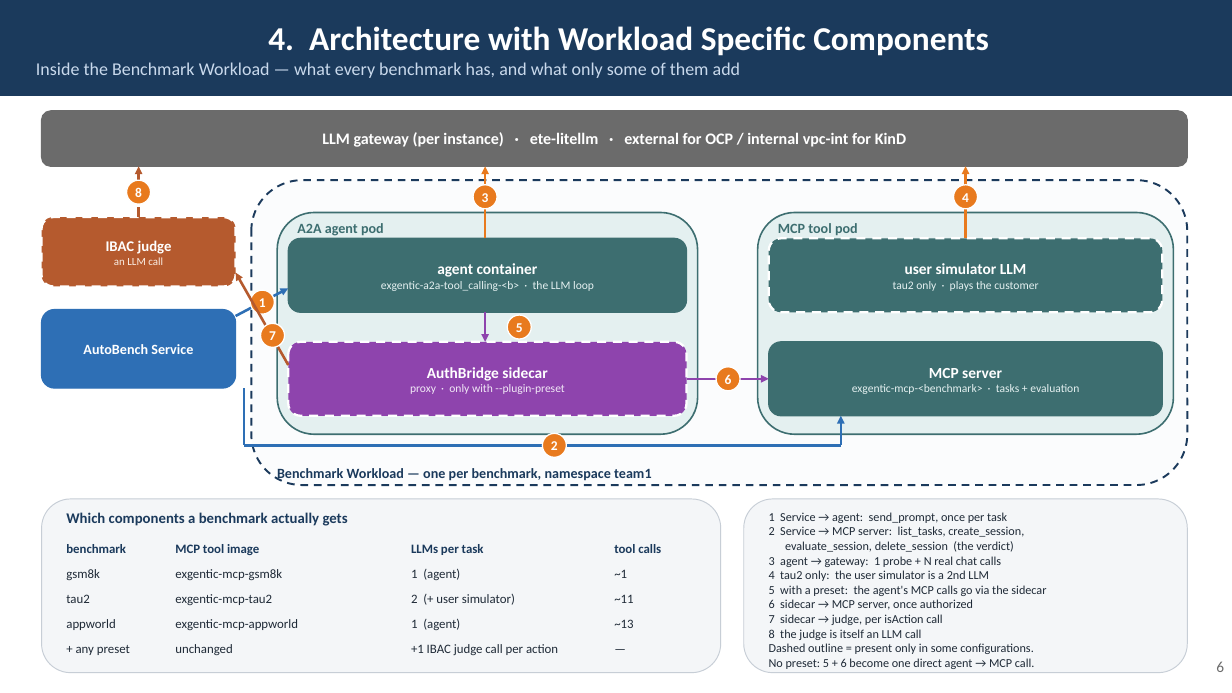
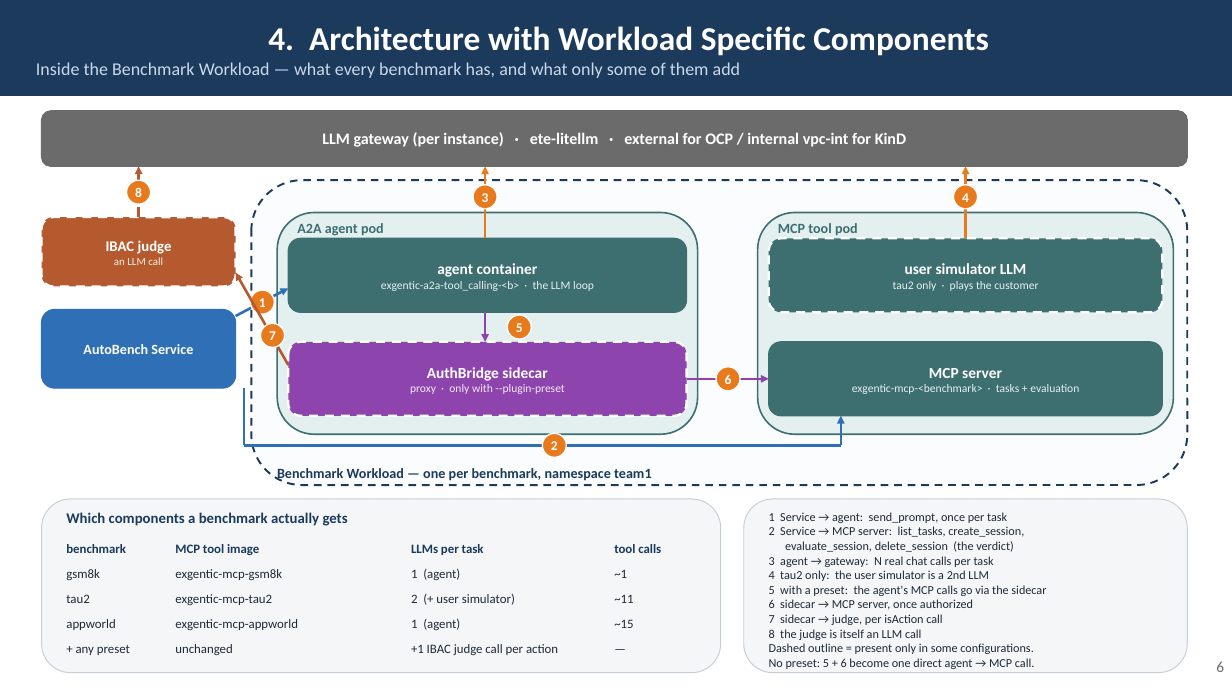
Before and after one commit to rossoctl/autobench, a slide deck: slide 6 of docs/AutoBench.pptx. Drawn at 1232x693 pixels with LibreOffice and Linux fonts; fonts in the diff are those of the drawing. Boxes give left, top, right and bottom in pixels: in the first picture for what was removed or moved away, otherwise in the second. Text is boxed around its words. In the diff, an @@ line names an element or a change of style, - is before the commit and + after.

```diff
--- a/docs/AutoBench.pptx
+++ b/docs/AutoBench.pptx
@@ text at (x1=769, y1=556, x2=994, y2=567): text changed @@
-3 agent → gateway: 1 probe + N real chat calls
+3 agent → gateway: N real chat calls per task
@@ text at (x1=614, y1=619, x2=633, y2=628): text changed @@
-~13
+~15
```
Also in this commit, not shown: 7 other slides changed, 1 slide added, 1 slide removed, 1 other file.
